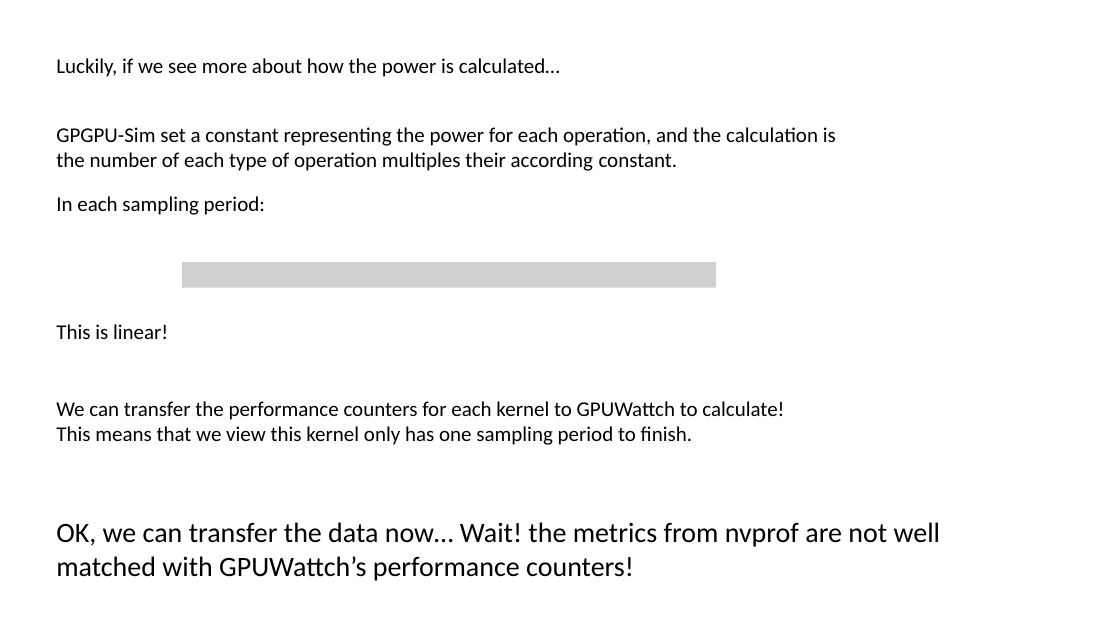
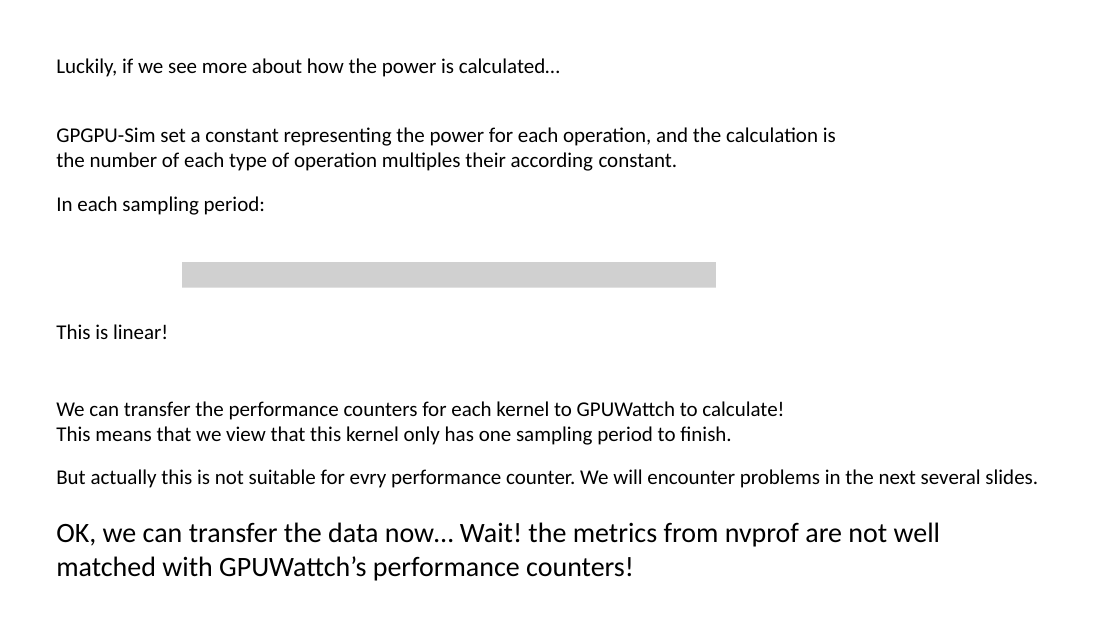
Before and after one commit to shenzongyi1997/GPU_learning, a slide deck: slide 14 of presentation/Shen Zongyi.pptx. Drawn at 1120x630 pixels with LibreOffice and Linux fonts; fonts in the diff are those of the drawing; grey boxes stand for pictures. Boxes give left, top, right and bottom in pixels: in the first picture for what was removed or moved away, otherwise in the second. Text is boxed around its words. In the diff, an @@ line names an element or a change of style, - is before the commit and + after.

```diff
--- a/presentation/Shen Zongyi.pptx
+++ b/presentation/Shen Zongyi.pptx
@@ text at (56, 426, 731, 445): text changed @@
-This means that we view this kernel only has one sampling period to finish.
+This means that we view that this kernel only has one sampling period to finish.
@@ text added at (56, 469, 1038, 488), 18 pt, text #000000 @@
+But actually this is not suitable for evry performance counter. We will encounter problems in the next several slides.
```
Also in this commit, not shown: 13 other slides changed, 1 slide added.
